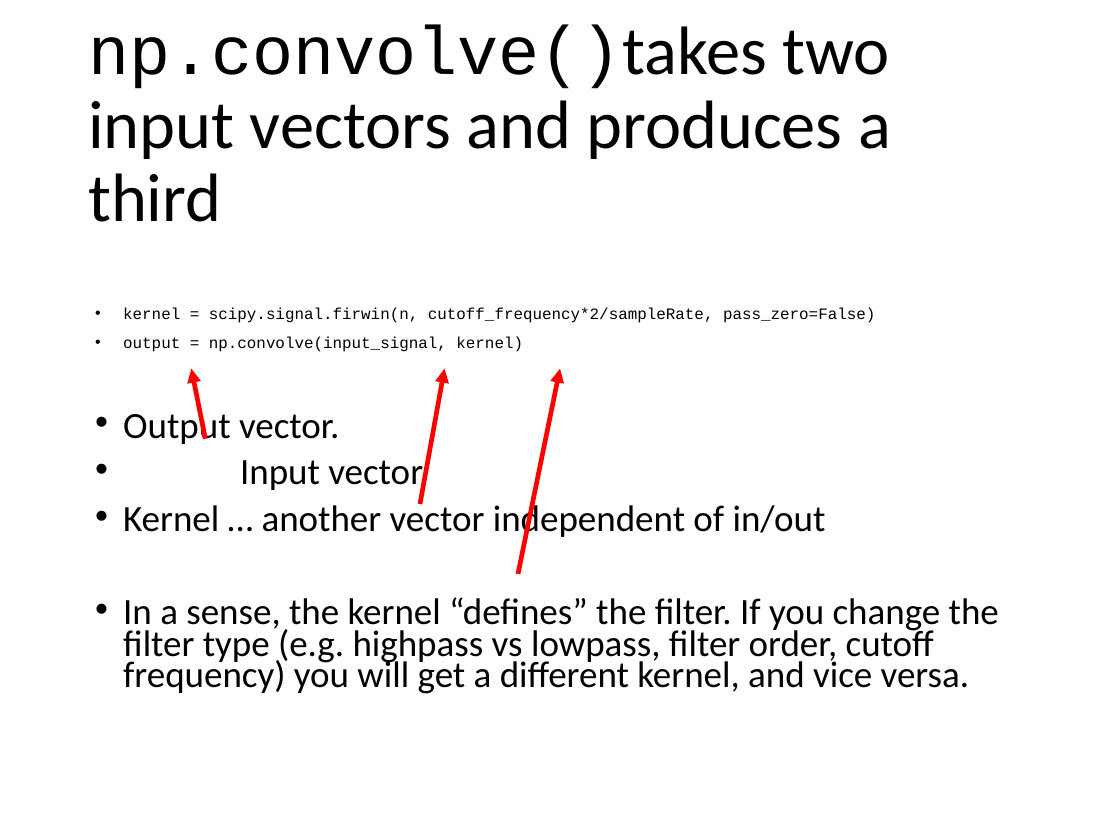
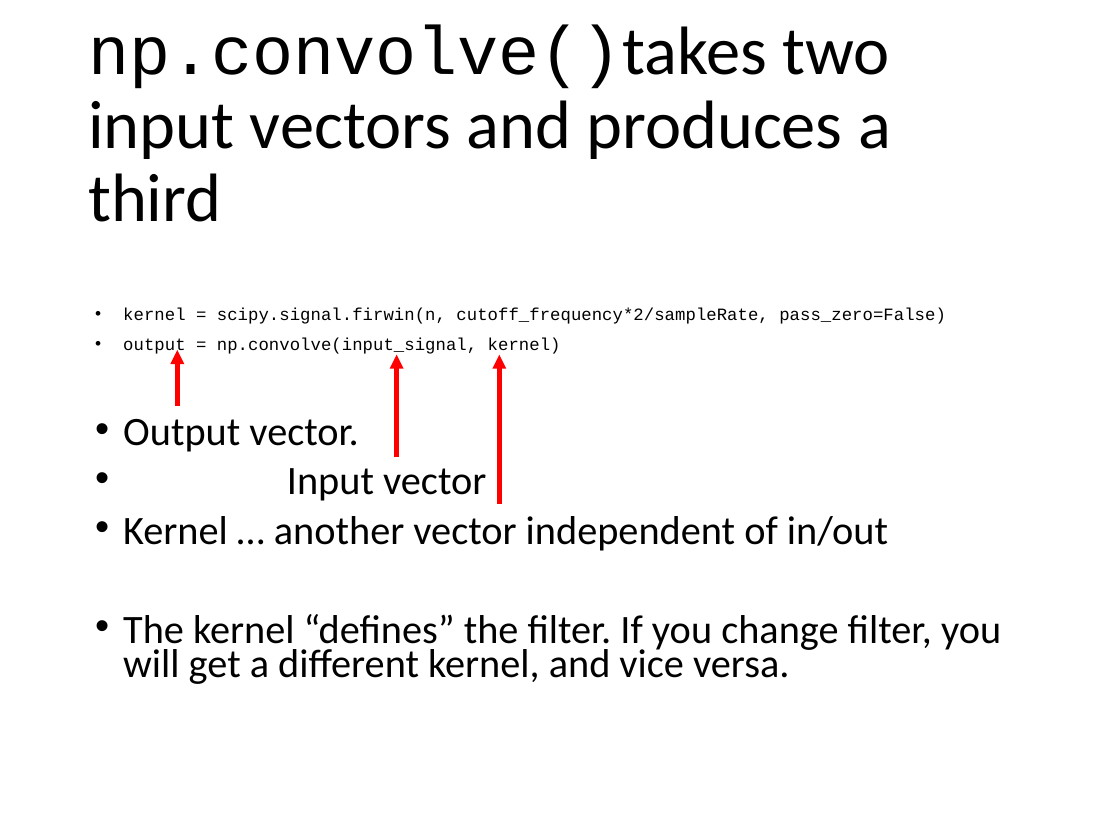
Before and after one commit to tomjhou/MathClassPythonCode, a slide deck: slide 11 of Class3/Lecture3 - Convolution.pptx (slide 3 before the commit). Drawn at 1120x840 pixels with LibreOffice and Linux fonts; fonts in the diff are those of the drawing. Boxes give left, top, right and bottom in pixels: in the first picture for what was removed or moved away, otherwise in the second. Text is boxed around its words. In the diff, an @@ line names an element or a change of style, - is before the commit and + after.

Commit message:
Updated lecture 3.

```diff
--- a/Class3/Lecture3 - Convolution.pptx
+++ b/Class3/Lecture3 - Convolution.pptx
@@ text at bbox=[123, 308, 946, 551]: size 10.2 to 11.1 pt in "kernel = scipy.signal.firwin(n, cutoff_frequency*2/sampleRat ...", "output = np.convolve(input_signal, kernel)"; size 23.8 to 25.9 pt in "Output vector.", "Input vector", "Kernel … another vector independent of in/out" @@
@@ arrow moved from (205, 439) - (192, 368) to (177, 405) - (177, 349) @@
@@ arrow moved from (420, 504) - (445, 368) to (396, 457) - (396, 355) @@
@@ arrow moved from (517, 573) - (560, 368) to (500, 504) - (500, 355) @@
@@ text at bbox=[123, 614, 1001, 684]: text changed; size 23.8 to 25.9 pt @@
-• In a sense, the kernel “defines” the filter. If you change the filter type (e.g. highpass vs lowpass, filter order, cutoff frequency) you will get a different kernel, and vice versa.
+• The kernel “defines” the filter. If you change filter, you will get a different kernel, and vice versa.
```
Also in this commit, not shown: 4 other slides changed, 14 slides added, 1 other file.
